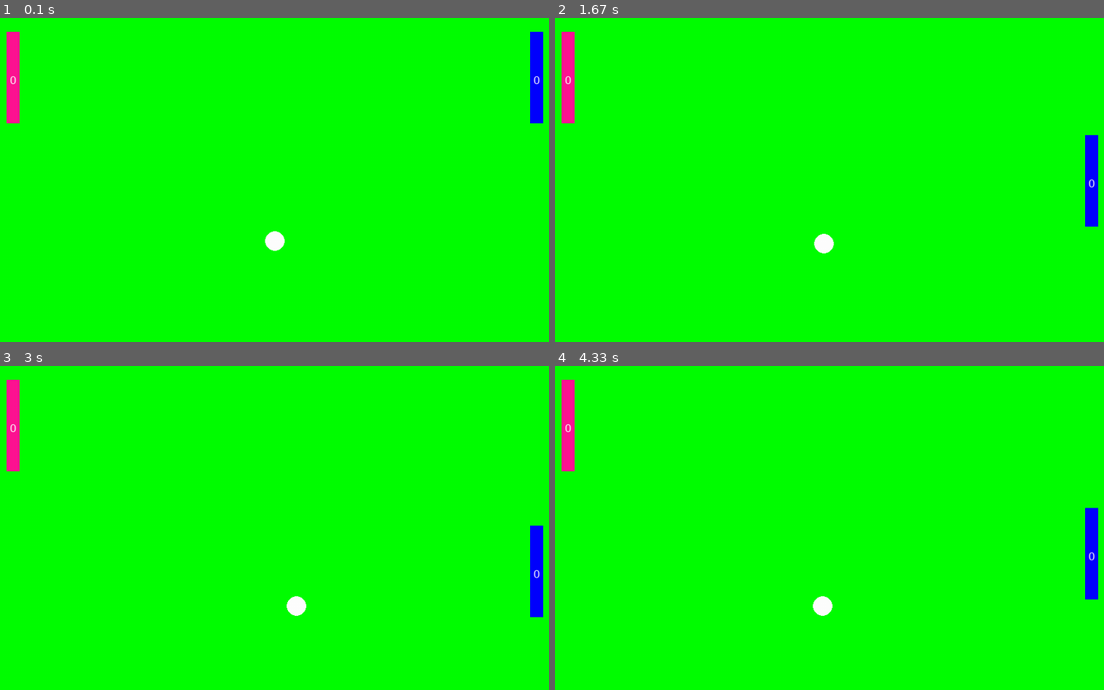
Above: before the commit, frames 1-4 (two rows, left to right).
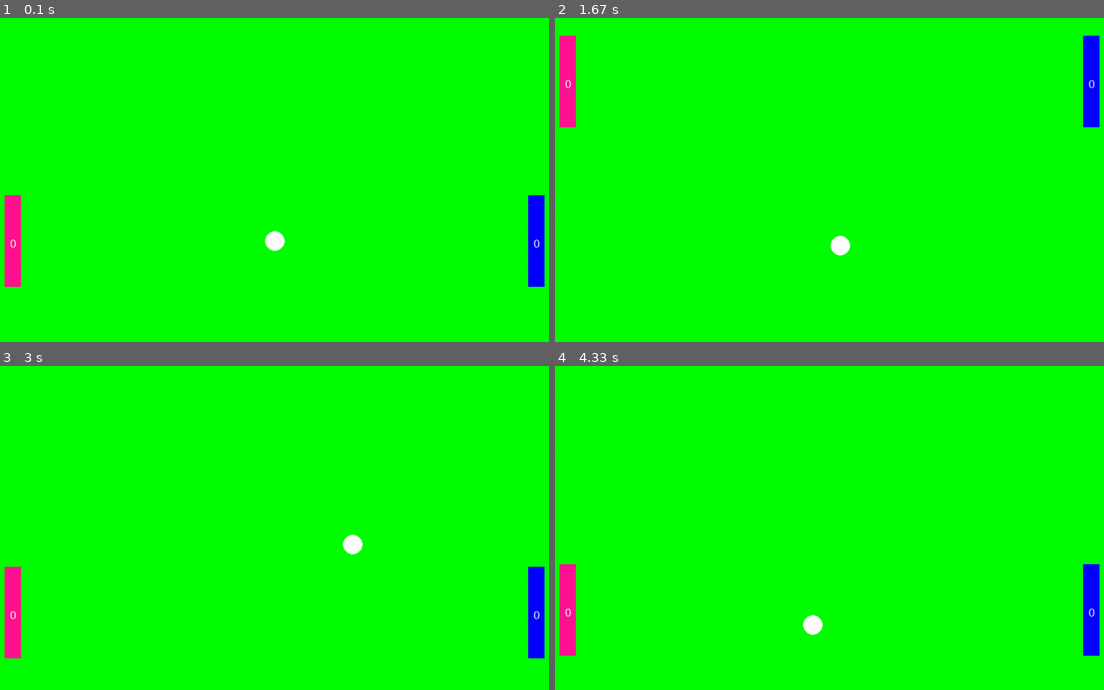
Above: after the commit, the same moments.

Repository: pmKozak/CS_Y11_term3_project1
Game: pygame game, started from pygame-examples/pong.py
The game is run twice, just before and just after one commit, with the same random seed, the same clock (stepped at 60 frames per second) and the same inputs.
Inputs:
- Up to frame 1 (0.1 s): no input
- Up to frame 2 (1.67 s): tap Space at 0.33, 0.73, 1.03, 1.23, 1.57 s; hold W 0.67-1.13 s; hold Up 0.67-1.13 s; hold S 1.17-1.47 s; hold Down 1.17-1.47 s; hold W from 1.5 s (still down); hold Up from 1.5 s (still down)
- Up to frame 3 (3 s): release W at 1.87 s; release Up at 1.87 s; hold S 1.9-2.27 s; hold Down 1.9-2.27 s; tap Space at 1.97, 2.37, 2.7 s; hold W 2.3-2.6 s; hold Up 2.3-2.6 s; hold S 2.63-2.93 s; hold Down 2.63-2.93 s; hold W from 2.97 s (still down); hold Up from 2.97 s (still down)
- Up to frame 4 (4.33 s): tap Space at 3.03, 3.43, 3.83, 4.17 s; release W at 3.33 s; release Up at 3.33 s; hold S 3.37-3.73 s; hold Down 3.37-3.73 s; hold W 3.77-4.07 s; hold Up 3.77-4.07 s; hold S from 4.1 s (still down); hold Down from 4.1 s (still down)

The runs differ from the first frame. In frame 1, 3.1% of the frame differs, in the area x 0-100%, y 4-83%; in frame 2, 2.2%; in frame 3, 2.7%; in frame 4, 2.9%.

Commit message:
Fix some pong parameters

Diff:
--- a/pygame-examples/paddle.py
+++ b/pygame-examples/paddle.py
@@ -22,7 +22,7 @@
         self.v_x = v_x
         self.v_y = v_y
         window_width, window_height = pygame.display.get_surface().get_size()
-        self.width = window_width // 50
+        self.width = window_width // 40
         self.height = window_height // 5
         self.color = color
         assert 0 <= friction <= 1
--- a/pygame-examples/pong.py
+++ b/pygame-examples/pong.py
@@ -6,11 +6,17 @@
 from ball import Ball
 
 
-def restart_game(ball: Ball):
+def restart_game(ball: Ball, min_velocity: int = 30, max_velocity: int = 50):
+    assert 0 < min_velocity < max_velocity
     ball.x = Window.WIDTH // 2
     ball.y = Window.HEIGHT // 2
-    ball.v_x = random.randint(-20, 20)
-    ball.v_y = random.randint(-20, 20)
+    v_x = 0
+    v_y = 0
+    while v_x ** 2 + v_y ** 2 < min_velocity ** 2:
+        v_x = random.randint(-max_velocity, max_velocity)
+        v_y = random.randint(-max_velocity, max_velocity)
+    ball.v_x = v_x
+    ball.v_y = v_y
 
 
 def main(friction=0.02):
@@ -21,17 +27,17 @@
     surface = pygame.display.set_mode(Window.SIZE)  # Displaying on specified window size
 
     paddle1 = Paddle(
-        x=100,
+        x=Window.HEIGHT // 2,
         y=100,
         v_x=0,
         v_y=0,
         color=Colors.PINK,
         friction=friction,
-        key_up=pygame.K_q,
-        key_down=pygame.K_a,
+        key_up=pygame.K_w,
+        key_down=pygame.K_s,
     )
     paddle2 = Paddle(
-        x=100,
+        x=Window.HEIGHT // 2,
         y=Window.WIDTH - 100,
         v_x=0,
         v_y=0,
